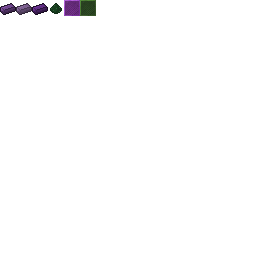
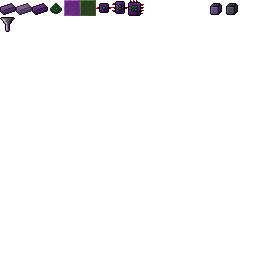
Comparing the layer stacks of the two 256 x 256 images. Changes:
added layer "funnel" above "casing2" over 0, 17, 15, 32
added layer "casing2" above "casing1" over 226, 3, 238, 15
added layer "casing1" above "cu3" over 210, 3, 222, 15
added layer "cu3" above "cu2" over 128, 0, 144, 16
added layer "cu2" above "cu1" over 112, 1, 128, 14
added layer "cu1" above "limsew_block" over 96, 3, 112, 13
added layer "limsew_white" above "limsew" over 51, 5, 60, 12
